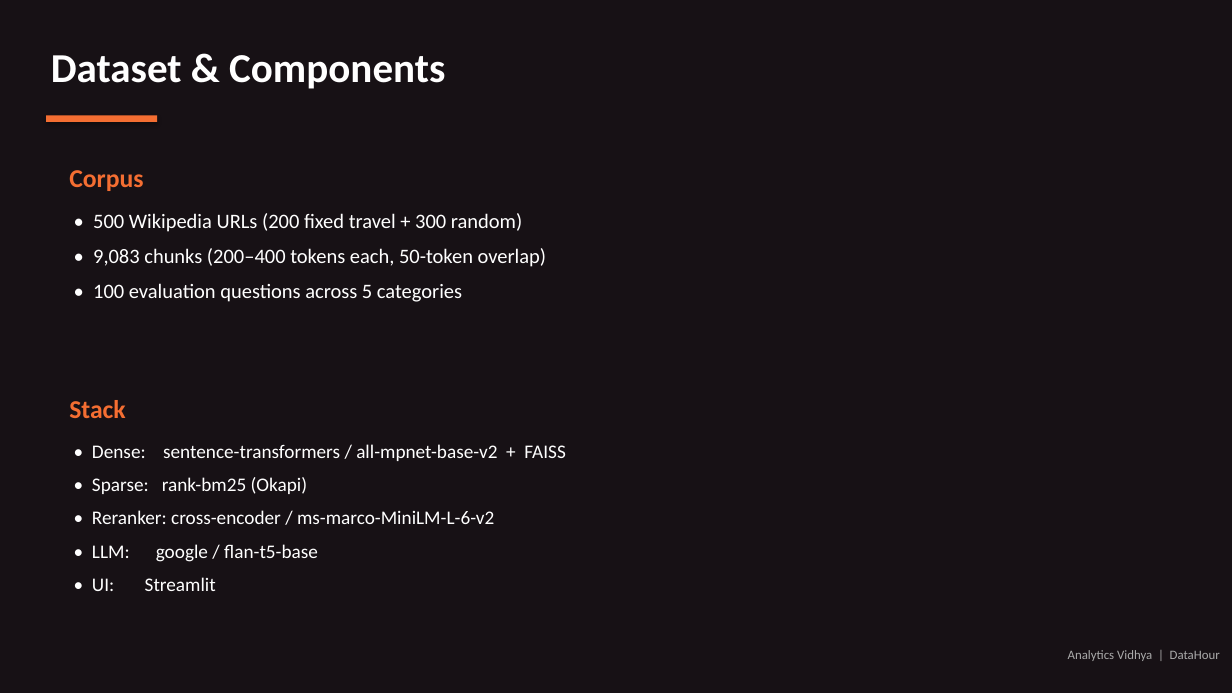
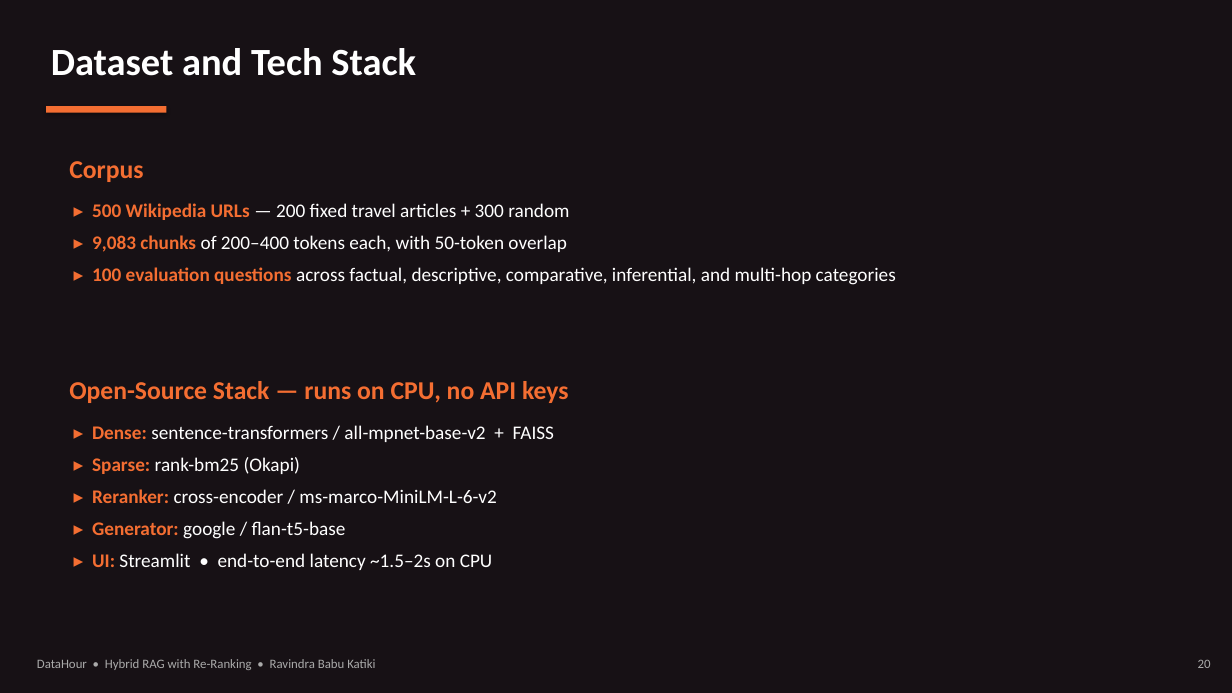
Before and after one commit to sunrise197605/Datahour_HybridRAG, a slide deck: slide 20 of DataHour_HybridRAG.pptx (slide 14 before the commit). Drawn at 1232x693 pixels with LibreOffice and Linux fonts; fonts in the diff are those of the drawing. Boxes give left, top, right and bottom in pixels: in the first picture for what was removed or moved away, otherwise in the second. Text is boxed around its words. In the diff, an @@ line names an element or a change of style, - is before the commit and + after.

Commit message:
Add class docstrings, self-contained demo notebook, and updated deck
Narrative 100-word docstrings on critical classes (HybridRAG,
DenseIndex, BM25Index, CrossEncoderReranker, LLMGenerator,
MistralChat) and key functions (reciprocal_rank_fusion,
build_prompt, CSFS/MRR/HitRate metrics). Ship a self-contained
Plan B notebook with both clean and pre-executed variants, and
the revised DataHour deck with Analytics Vidhya title art and
Vriksha logo.

```diff
--- a/DataHour_HybridRAG.pptx
+++ b/DataHour_HybridRAG.pptx
@@ text at [51, 48, 416, 76]: text changed; size 32 to 30 pt @@
-Dataset & Components
+Dataset and Tech Stack
@@ rectangle: place and size @@
-rectangle at [46, 116, 157, 122]
+rectangle at [46, 106, 166, 113]
@@ text "Corpus": place and size @@
-text "Corpus" at [69, 170, 143, 191]
+text "Corpus" at [69, 161, 143, 182]
@@ text at [92, 203, 896, 285]: text changed; size 16 to 15 pt @@
-• 500 Wikipedia URLs (200 fixed travel + 300 random)
-• 9,083 chunks (200–400 tokens each, 50-token overlap)
-• 100 evaluation questions across 5 categories
+▸ 500 Wikipedia URLs — 200 fixed travel articles + 300 random
+▸ 9,083 chunks of 200–400 tokens each, with 50-token overlap
+▸ 100 evaluation questions across factual, descriptive, comparative, inferential, and multi-hop categories
@@ text at [69, 381, 569, 403]: text changed @@
-Stack
+Open-Source Stack — runs on CPU, no API keys
@@ text at [92, 425, 554, 570]: text changed @@
-• Dense: sentence-transformers / all-mpnet-base-v2 + FAISS
-• Sparse: rank-bm25 (Okapi)
-• Reranker: cross-encoder / ms-marco-MiniLM-L-6-v2
-• LLM: google / flan-t5-base
-• UI: Streamlit
+▸ Dense: sentence-transformers / all-mpnet-base-v2 + FAISS
+▸ Sparse: rank-bm25 (Okapi)
+▸ Reranker: cross-encoder / ms-marco-MiniLM-L-6-v2
+▸ Generator: google / flan-t5-base
+▸ UI: Streamlit • end-to-end latency ~1.5–2s on CPU
@@ text at [37, 659, 375, 670]: text changed @@
-Analytics Vidhya | DataHour
+DataHour • Hybrid RAG with Re-Ranking • Ravindra Babu Katiki
@@ text added at [1198, 660, 1211, 668], 10 pt, text #AAAAAA @@
+20
```
Also in this commit, not shown: 14 other slides changed, 16 slides added, 6 slides removed, 14 other files.
